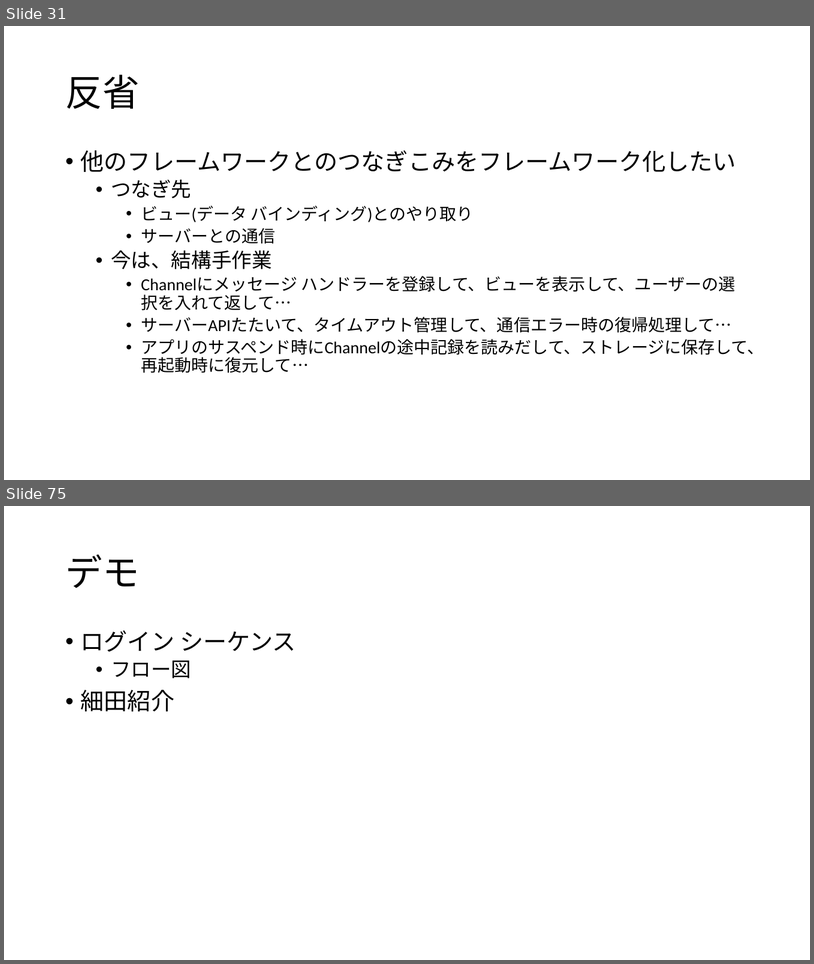
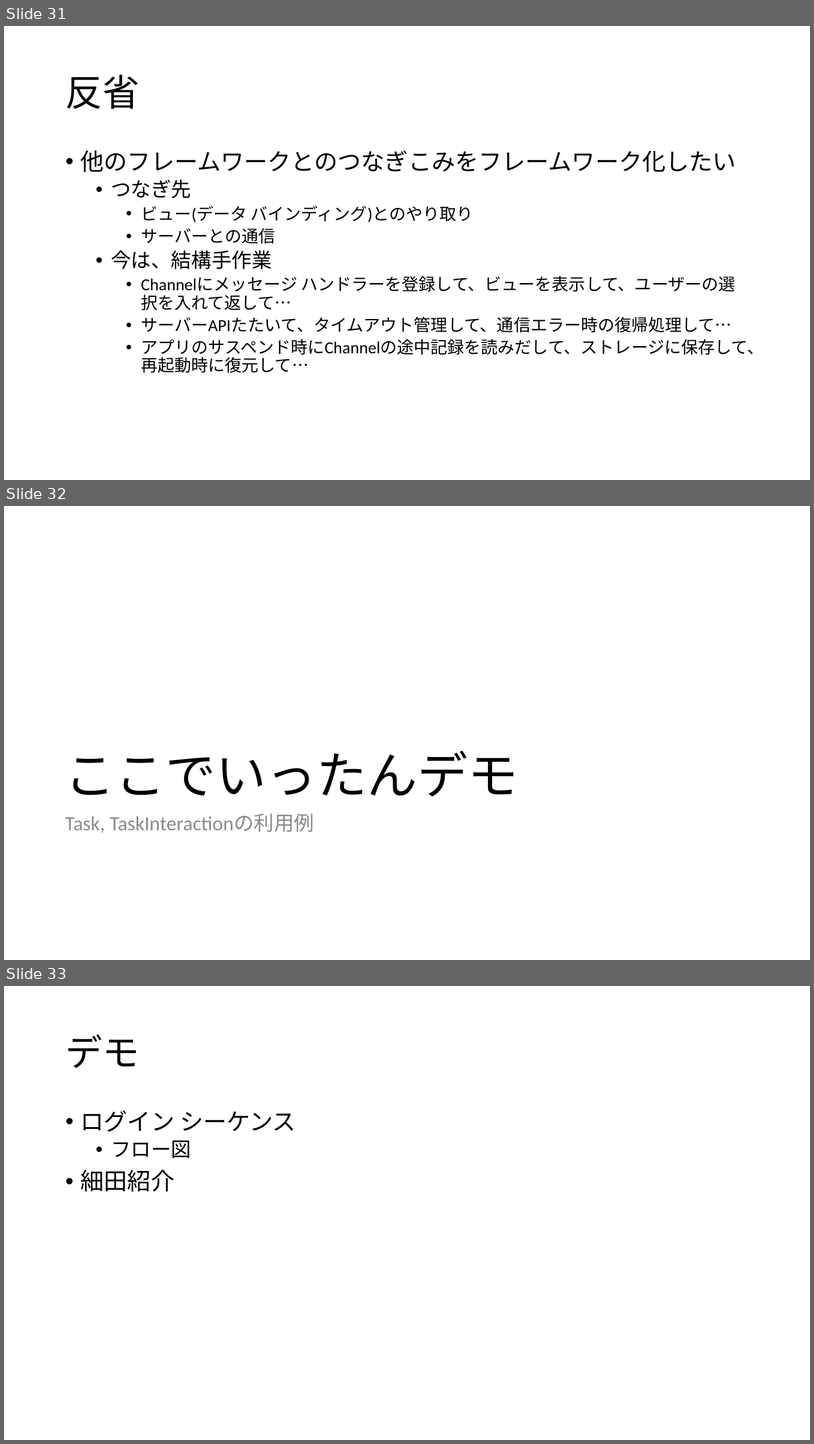
Before and after one commit to ppcuni/UnityCsharp20150321, a slide deck: doc/自社フレームワーク.pptx. Shown one above the other, each under a label of ours: slides 31 and 75 before the commit, slides 31, 32 and 33 after it; the slides between them are not shown. The pictures are 814x964 and 814x1444 pixels, drawn with LibreOffice and Linux fonts; fonts in the diff are those of the drawing. Boxes give left, top, right and bottom in pixels: in the first picture for what was removed or moved away, otherwise in the second. Text is boxed around its words. In the diff, an @@ line names an element or a change of style, - is before the commit and + after.

```diff
--- a/doc/自社フレームワーク.pptx
+++ b/doc/自社フレームワーク.pptx
@@ slide 32 added at <box>4,506,810,960</box>, background #FFFFFF @@
@@ title added at <box>65,750,519,796</box>, 60 pt, text #000000 @@
+ここでいったんデモ
@@ text added at <box>65,813,315,832</box>, 24 pt, text #8C8C8C @@
+Task, TaskInteractionの利用例
@@ what was slide 75 is now slide 33 @@
```
Also in this commit, not shown: 10 slides changed, 1 other slide added.
